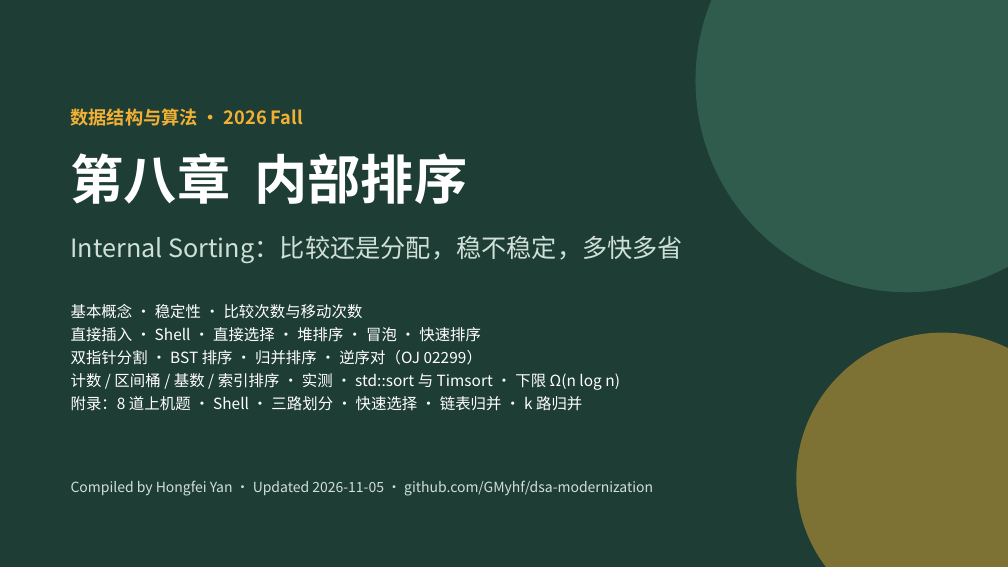
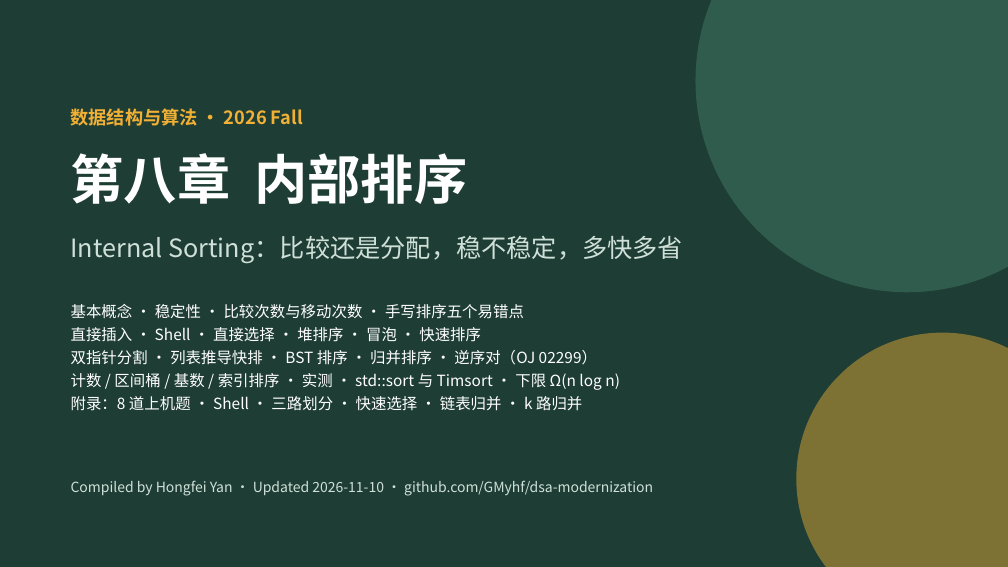
Before and after one commit to GMyhf/2026fall-cs201, a slide deck: slide 1 of courseware/202609_DSA_08_Sorting.pptx. Drawn at 1008x567 pixels with LibreOffice and Linux fonts; fonts in the diff are those of the drawing. Boxes give left, top, right and bottom in pixels: in the first picture for what was removed or moved away, otherwise in the second. Text is boxed around its words. In the diff, an @@ line names an element or a change of style, - is before the commit and + after.

```diff
--- a/courseware/202609_DSA_08_Sorting.pptx
+++ b/courseware/202609_DSA_08_Sorting.pptx
@@ text at [71,304,524,319]: text changed @@
-基本概念 · 稳定性 · 比较次数与移动次数
+基本概念 · 稳定性 · 比较次数与移动次数 · 手写排序五个易错点
@@ text at [71,350,597,365]: text changed @@
-双指针分割 · BST 排序 · 归并排序 · 逆序对（OJ 02299）
+双指针分割 · 列表推导快排 · BST 排序 · 归并排序 · 逆序对（OJ 02299）
@@ text at [71,480,653,496]: text changed @@
-Compiled by Hongfei Yan · Updated 2026-11-05 · github.com/GMyhf/dsa-modernization
+Compiled by Hongfei Yan · Updated 2026-11-10 · github.com/GMyhf/dsa-modernization
```
Also in this commit, not shown: 48 other slides changed, 2 slides added, 2 other files.
